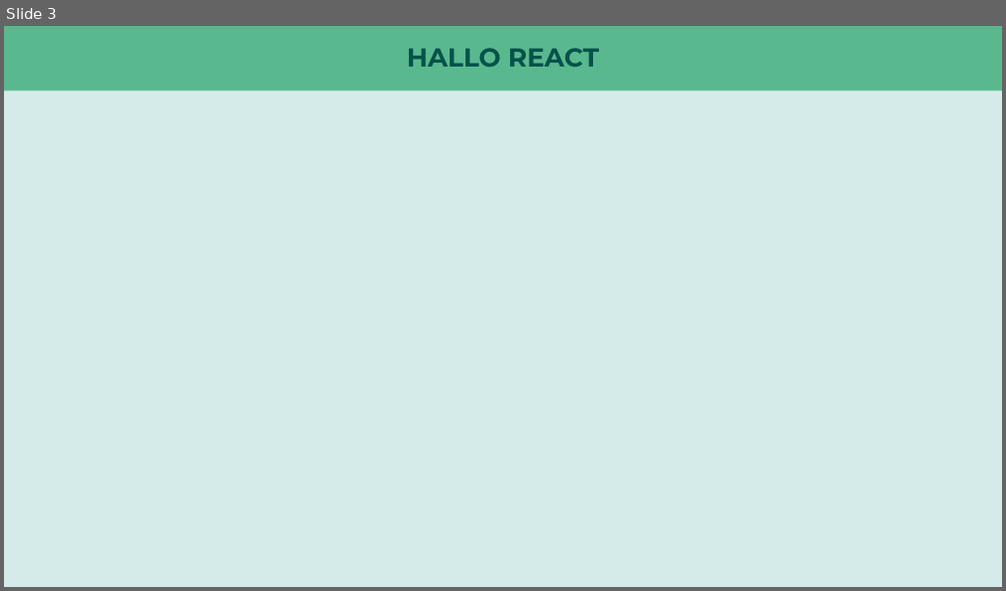
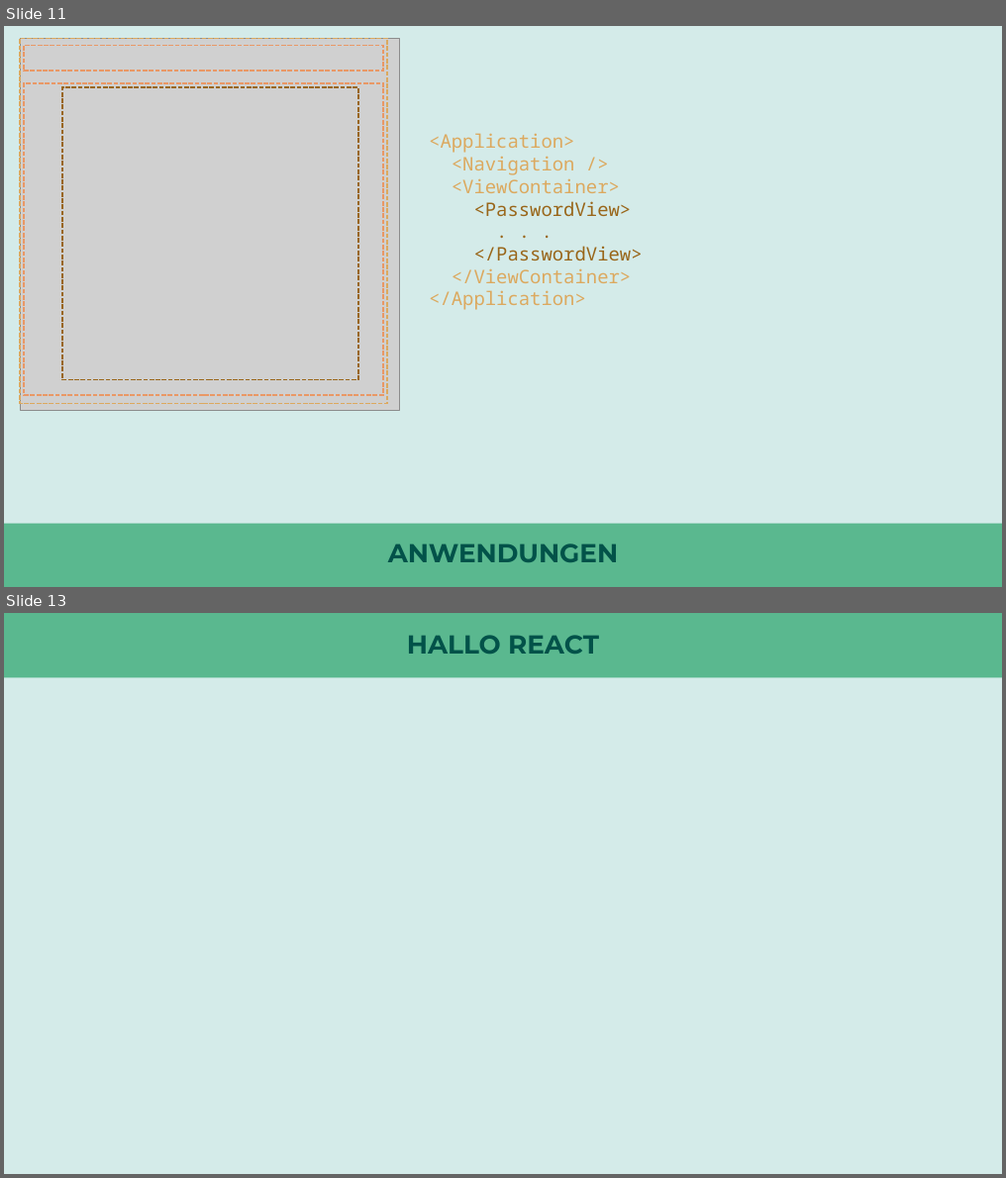
Before and after one commit to nilshartmann/react-talk, a slide deck: react-talk.pptx. Shown one above the other, each under a label of ours: slide 3 before the commit, slides 11 and 13 after it; the slides between them are not shown. The pictures are 1006x591 and 1006x1178 pixels, drawn with LibreOffice and Linux fonts; fonts in the diff are those of the drawing; grey boxes stand for pictures. Boxes give left, top, right and bottom in pixels: in the first picture for what was removed or moved away, otherwise in the second. Text is boxed around its words. In the diff, an @@ line names an element or a change of style, - is before the commit and + after.

```diff
--- a/react-talk.pptx
+++ b/react-talk.pptx
@@ slide 11 added at (4, 26, 1002, 587), background #D4EBE9 @@
@@ picture added at (20, 38, 399, 410) @@
@@ rectangle added at (20, 38, 387, 403), outline #DCA95F 1.5 pt dashed @@
@@ rectangle added at (24, 46, 383, 71), outline #E99866 1.5 pt dashed @@
@@ rectangle added at (24, 83, 383, 396), outline #E99866 1.5 pt dashed @@
@@ rectangle added at (62, 87, 358, 380), outline #99661A 1.5 pt dashed @@
@@ text added at (429, 133, 643, 310), 18 pt, text #DCA95F @@
+<Application>
+<Navigation />
+<ViewContainer>
+<PasswordView>
+. . .
+</PasswordView>
+</ViewContainer>
+</Application>
@@ rectangle added at (4, 524, 1002, 587), fill #5AB88F @@
@@ title added at (388, 544, 618, 563), 25 pt, text #025249, bold @@
+ANWENDUNGEN
@@ what was slide 3 is now slide 13 @@
```
Also in this commit, not shown: 1 slide changed, 9 other slides added, 13 other files.
